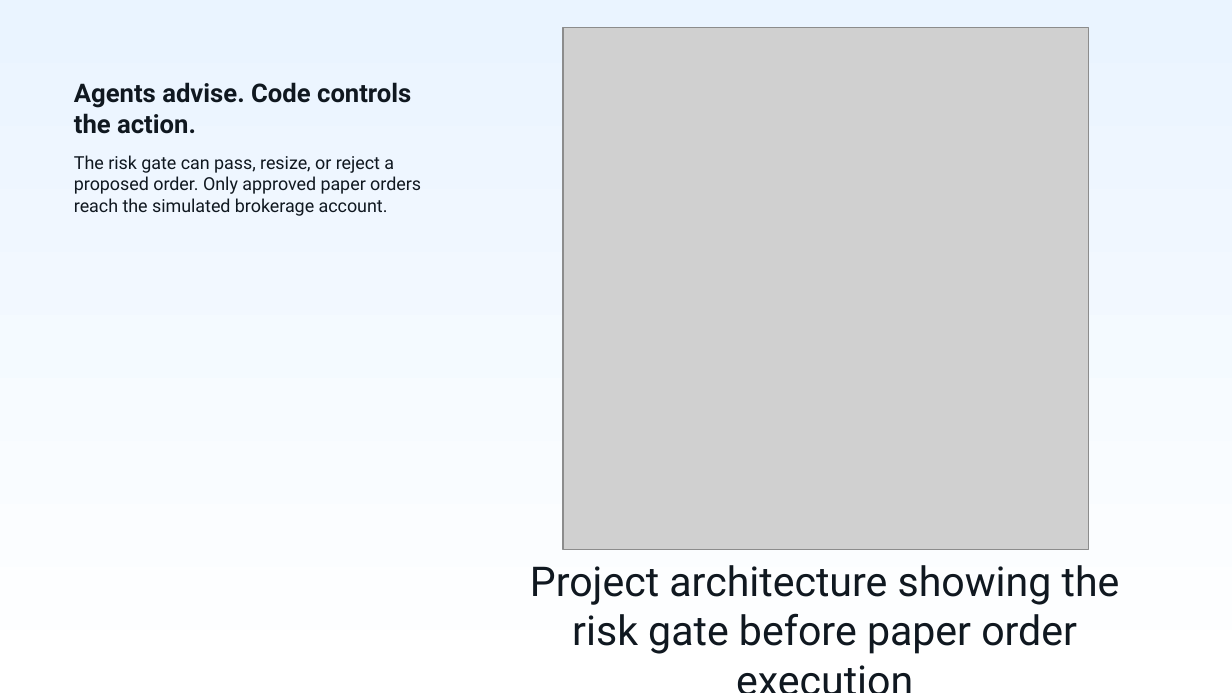
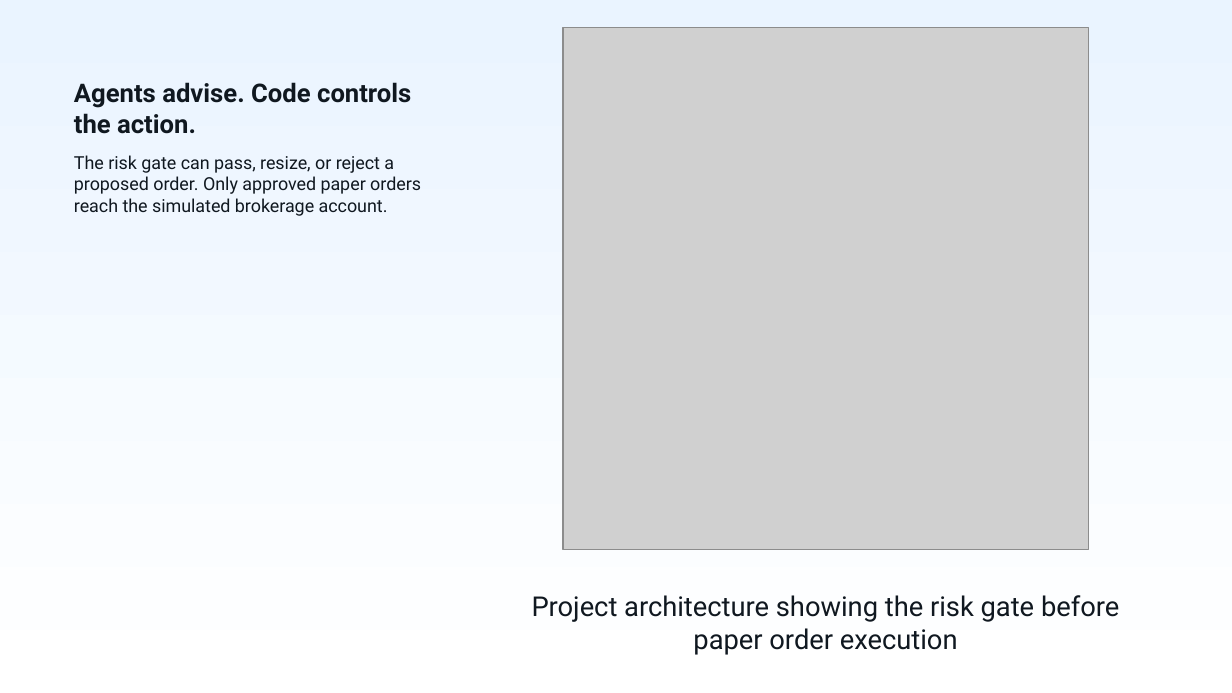
Before and after one commit to jere67/parallax, a slide deck: slide 5 of docs/presentation/trading-agent-mvp-pitch.pptx (slide 4 before the commit). Drawn at 1232x693 pixels with LibreOffice and Linux fonts; fonts in the diff are those of the drawing; grey boxes stand for pictures. Boxes give left, top, right and bottom in pixels: in the first picture for what was removed or moved away, otherwise in the second. Text is boxed around its words. In the diff, an @@ line names an element or a change of style, - is before the commit and + after.

```diff
--- a/docs/presentation/trading-agent-mvp-pitch.pptx
+++ b/docs/presentation/trading-agent-mvp-pitch.pptx
@@ text "Project architecture showing the risk ...": place and size @@
-text "Project architecture showing the risk ..." at box(530, 565, 1120, 654)
+text "Project architecture showing the risk ..." at box(532, 595, 1119, 655)
@@ text "Project architecture showing the risk ..." at box(532, 595, 1119, 655): size 24 to 16 pt @@
```
Also in this commit, not shown: 5 other slides changed, 1 slide added.
